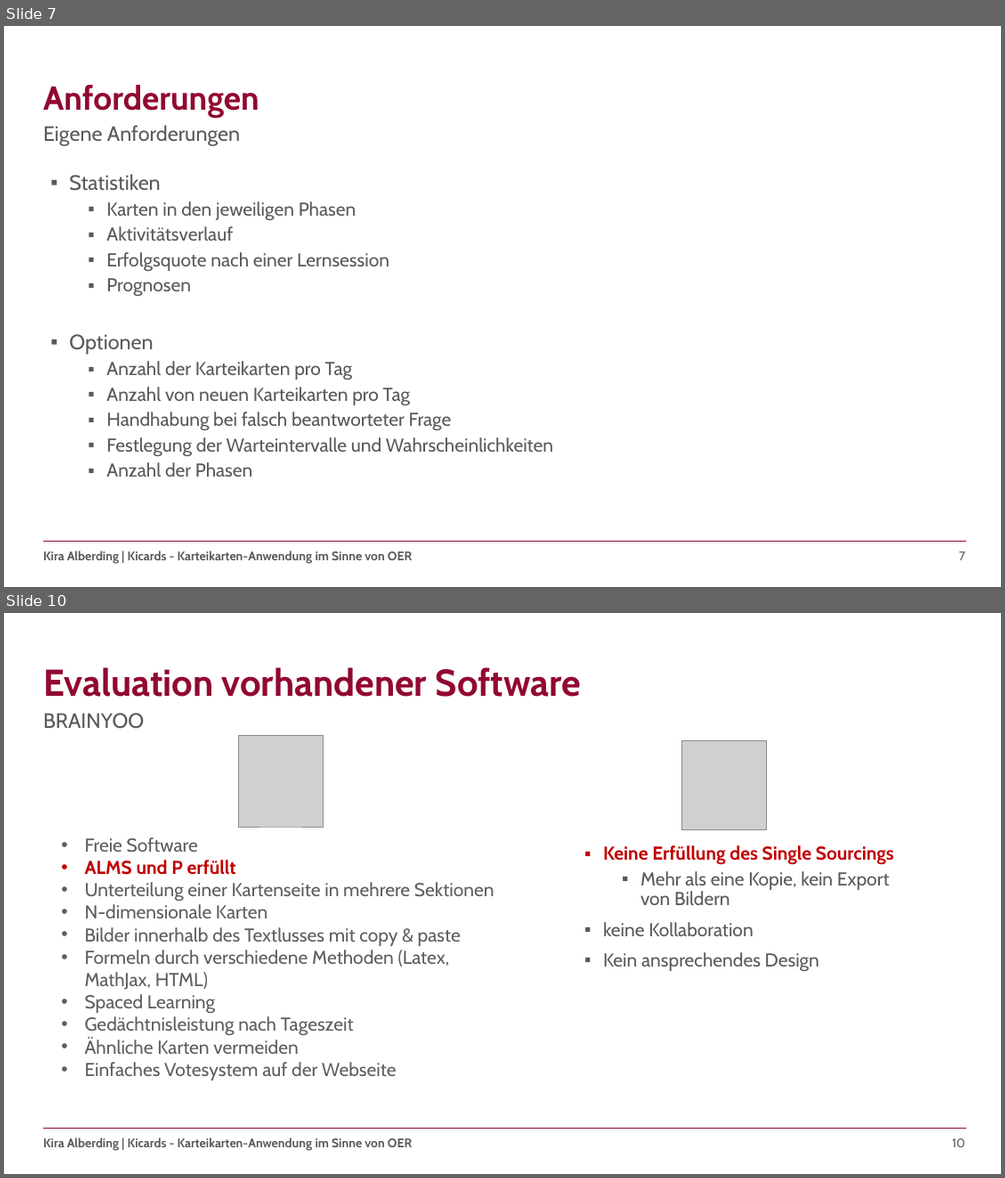
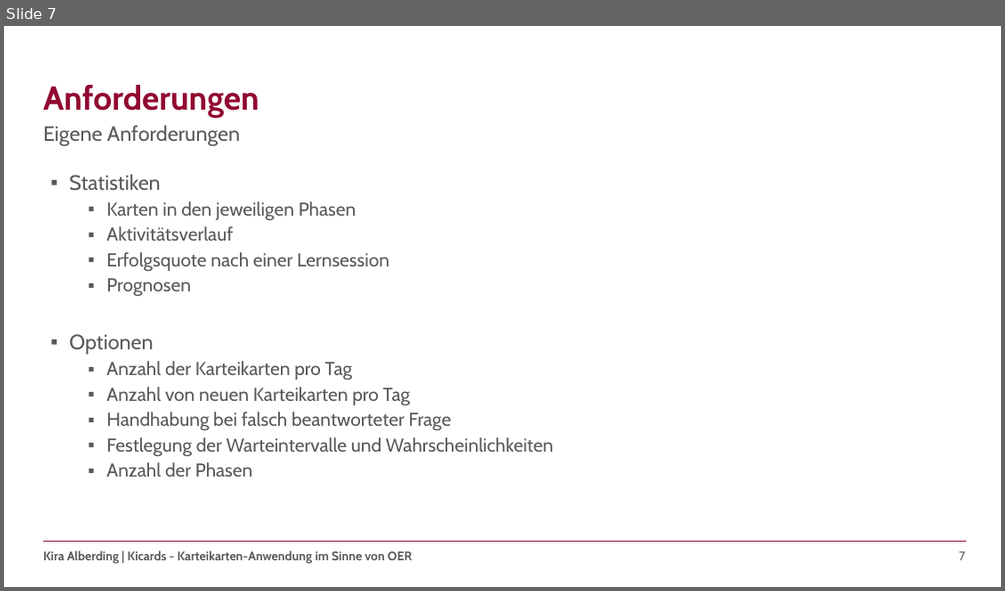
Before and after one commit to kalbe09/SeminararbeitOER, a slide deck: Seminararbeit - Präsentation.pptx. Shown one above the other, each under a label of ours: slides 7 and 10 before the commit, slide 7 after it; the slides between them are not shown. The pictures are 1005x1178 and 1005x591 pixels, drawn with LibreOffice and Linux fonts; fonts in the diff are those of the drawing; grey boxes stand for pictures; background and template pictures are left out. Boxes give left, top, right and bottom in pixels: in the first picture for what was removed or moved away, otherwise in the second. Text is boxed around its words. In the diff, an @@ line names an element or a change of style, - is before the commit and + after.

Commit message:
an Evaluation weitergearbeitet

```diff
--- a/Seminararbeit - Präsentation.pptx
+++ b/Seminararbeit - Präsentation.pptx
@@ slide 10 removed at [4, 613, 1001, 1174], background #FFFFFF; not listed: 3 template elements that a slide beside it also shows @@
@@ title removed at [43, 667, 581, 697] @@
-Evaluation vorhandener Software
@@ text removed at [43, 713, 144, 729] @@
-BRAINYOO
@@ picture removed at [238, 736, 323, 827] @@
@@ picture removed at [682, 741, 767, 830] @@
@@ text removed at [85, 837, 494, 1080] @@
-• Freie Software
-• ALMS und P erfüllt
-• Unterteilung einer Kartenseite in mehrere Sektionen
-• N-dimensionale Karten
-• Bilder innerhalb des Textlusses mit copy & paste
-• Formeln durch verschiedene Methoden (Latex, MathJax, HTML)
-• Spaced Learning
-• Gedächtnisleistung nach Tageszeit
-• Ähnliche Karten vermeiden
-• Einfaches Votesystem auf der Webseite
@@ text removed at [603, 845, 894, 971] @@
-▪ Keine Erfüllung des Single Sourcings
-  ▪ Mehr als eine Kopie, kein Export von Bildern
-▪ keine Kollaboration
-▪ Kein ansprechendes Design
```
Also in this commit, not shown: 5 slides changed, 2 slides added, 1 other slide removed.
